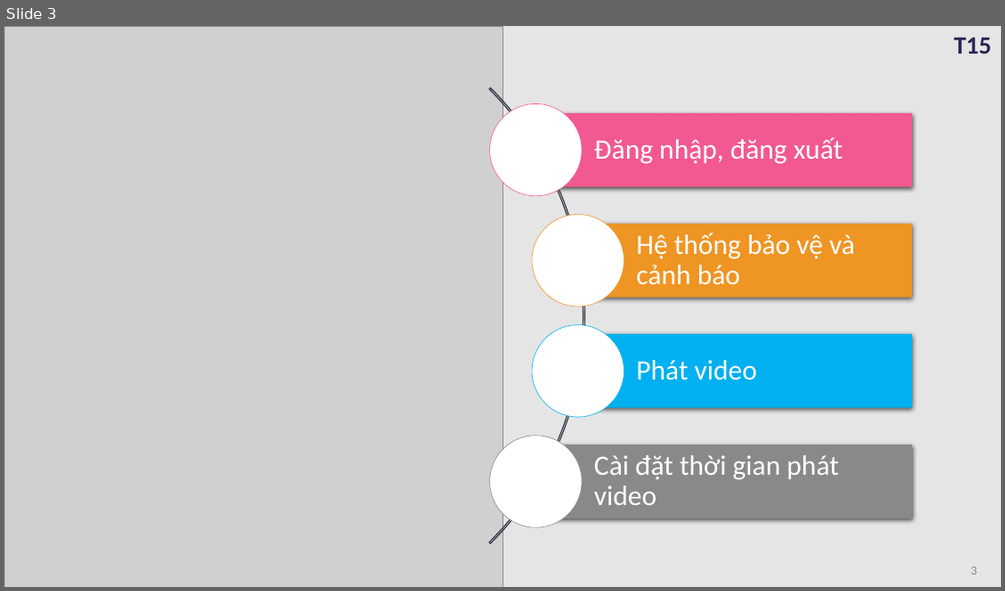
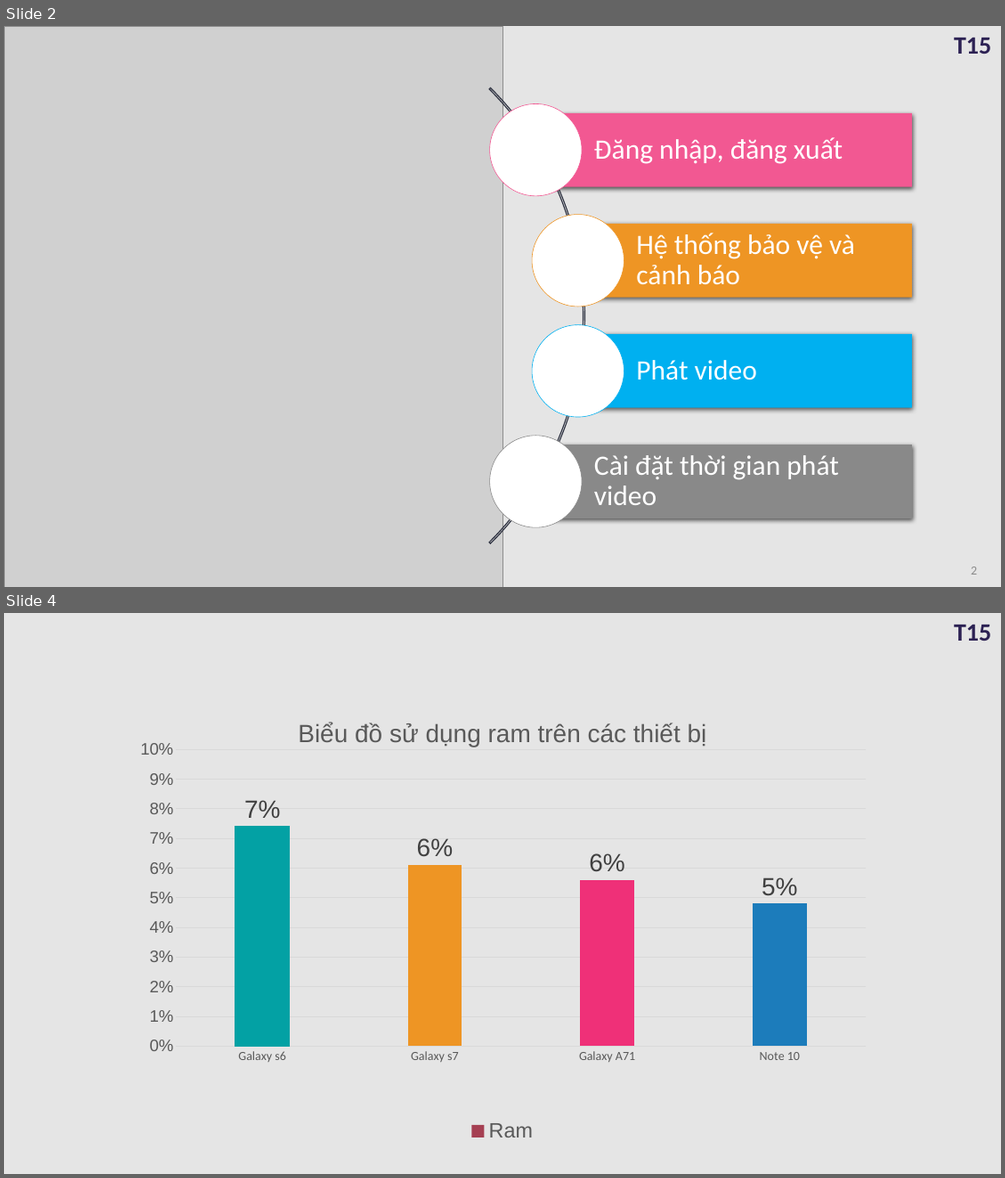
Before and after one commit to daihieptn97/share, a slide deck: Đồ án/BaoCao.pptx. Shown one above the other, each under a label of ours: slide 3 before the commit, slides 2 and 4 after it; the slides between them are not shown. The pictures are 1005x591 and 1005x1178 pixels, drawn with LibreOffice and Linux fonts; fonts in the diff are those of the drawing; grey boxes stand for pictures. Boxes give left, top, right and bottom in pixels: in the first picture for what was removed or moved away, otherwise in the second. Text is boxed around its words. In the diff, an @@ line names an element or a change of style, - is before the commit and + after.

```diff
--- a/Đồ án/BaoCao.pptx
+++ b/Đồ án/BaoCao.pptx
@@ slide 4 added at box(4, 613, 1001, 1174), background #E5E5E5; not listed: 1 template element that a slide beside it also shows @@
@@ column chart added at box(130, 704, 874, 1147) @@
+title "Biểu đồ sử dụng ram trên các thiết bị "
+categories: Galaxy s6, Galaxy s7, Galaxy A71, Note 10
+Ram: 0.07, 0.06, 0.06, 0.05
@@ what was slide 3 is now slide 2 @@
```
Also in this commit, not shown: 1 other slide added, 3 slides removed, 1 other file.
